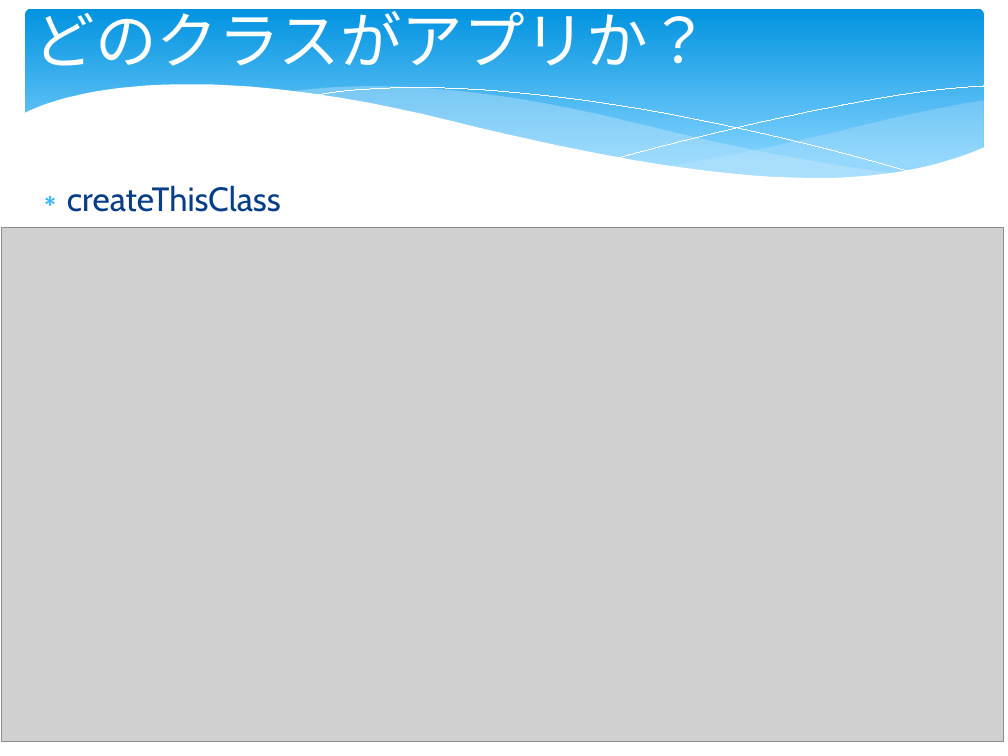
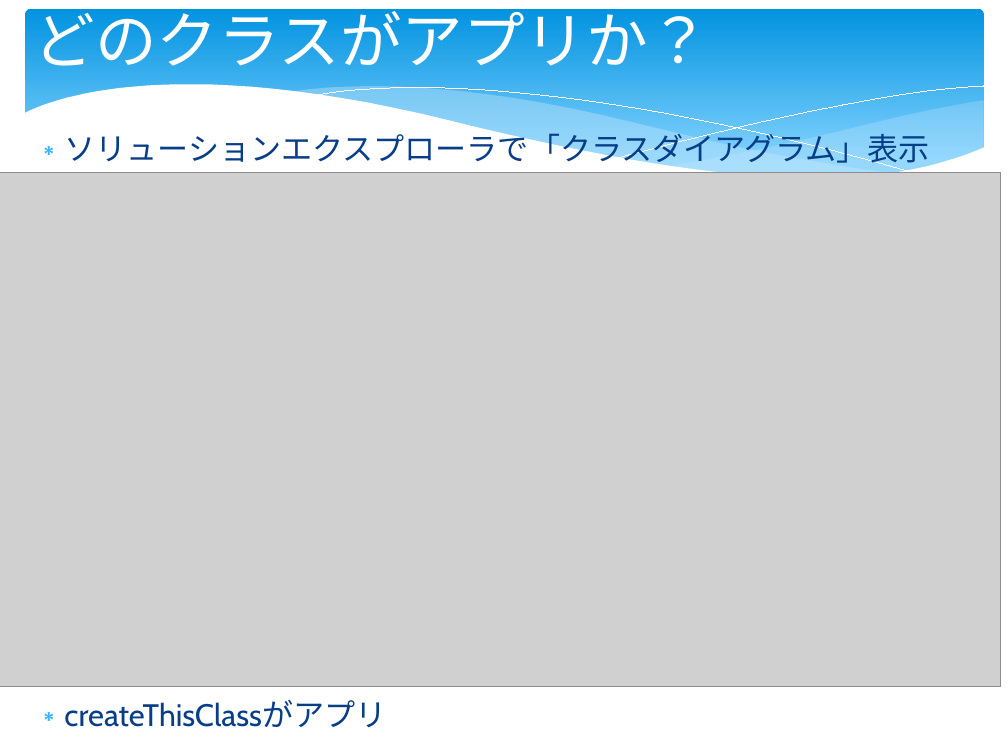
Before and after one commit to kaitas/ShiraiLabOpen, a slide deck: slide 6 of GamePro/GameEngine/GamePro20150628.pptx (slide 5 before the commit). Drawn at 1008x756 pixels with LibreOffice and Linux fonts; fonts in the diff are those of the drawing; grey boxes stand for pictures; background and template pictures are left out. Boxes give left, top, right and bottom in pixels: in the first picture for what was removed or moved away, otherwise in the second. Text is boxed around its words. In the diff, an @@ line names an element or a change of style, - is before the commit and + after.

```diff
--- a/GamePro/GameEngine/GamePro20150628.pptx
+++ b/GamePro/GameEngine/GamePro20150628.pptx
@@ text at (x1=64, y1=128, x2=929, y2=727): text changed; size 24 to 22.2 pt @@
-∗ createThisClass
+∗ ソリューションエクスプローラで「クラスダイアグラム」表示
+∗ createThisClassがアプリ
@@ picture moved from (x1=2, y1=227, x2=1005, y2=741) to (x1=0, y1=172, x2=1001, y2=686) @@
```
Also in this commit, not shown: 6 other slides changed, 2 slides added, 1 slide removed, 1 other file.
